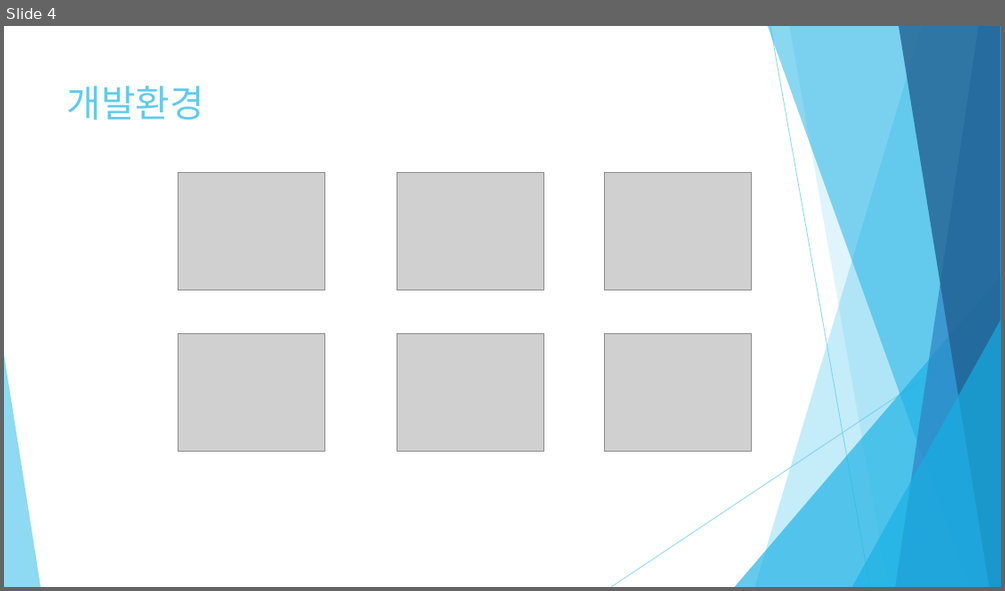
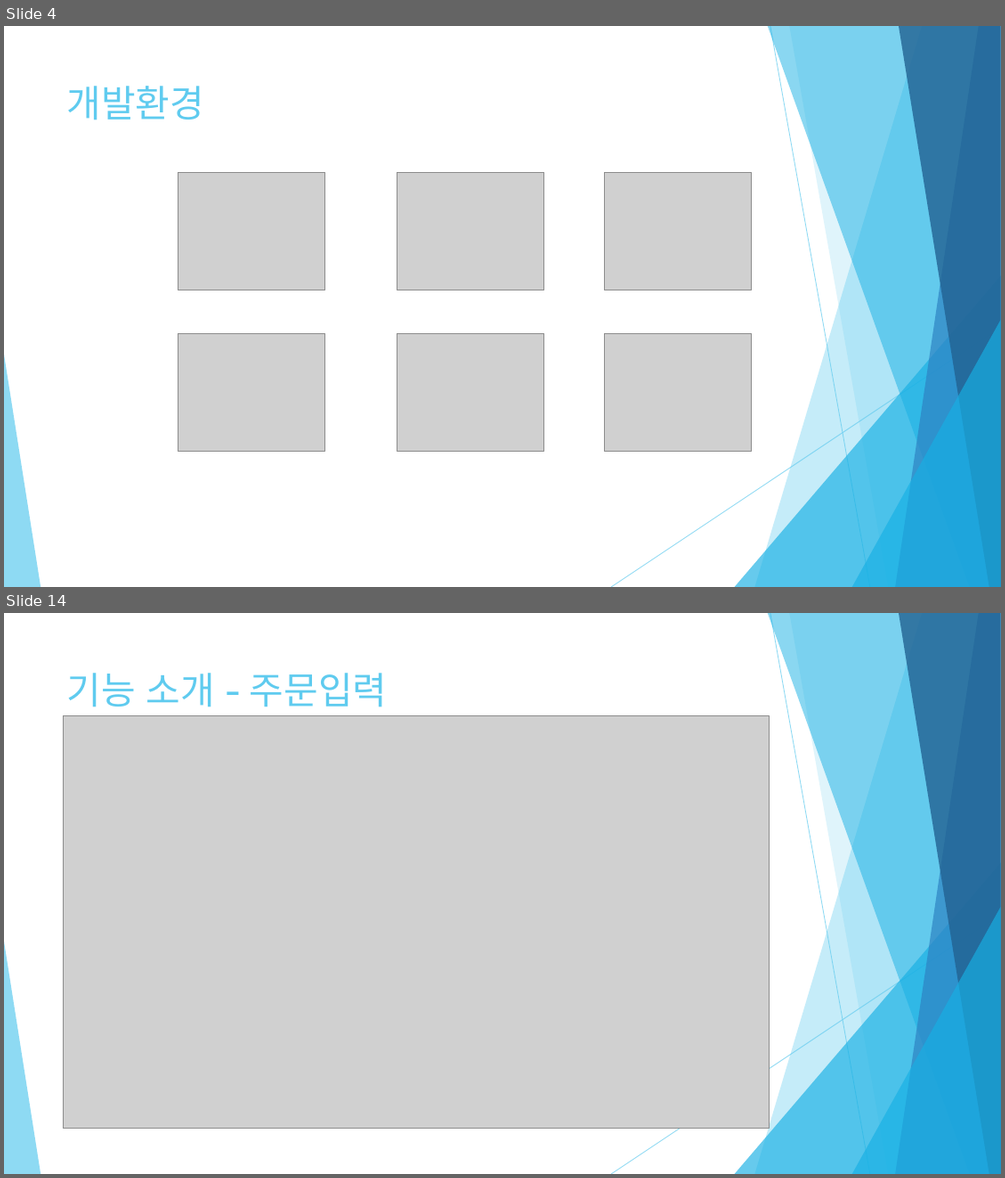
Before and after one commit to mywns123/project_yeop, a slide deck: document/세탁물 주문 관리_임준엽.pptx. Shown one above the other, each under a label of ours: slide 4 before the commit, slides 4 and 14 after it; the slides between them are not shown. The pictures are 1005x591 and 1005x1178 pixels, drawn with LibreOffice and Linux fonts; fonts in the diff are those of the drawing; grey boxes stand for pictures. Boxes give left, top, right and bottom in pixels: in the first picture for what was removed or moved away, otherwise in the second. Text is boxed around its words. In the diff, an @@ line names an element or a change of style, - is before the commit and + after.

```diff
--- a/document/세탁물 주문 관리_임준엽.pptx
+++ b/document/세탁물 주문 관리_임준엽.pptx
@@ slide 14 added at [4, 613, 1001, 1174], background #FFFFFF; not listed: 10 template elements that a slide beside it also shows @@
@@ title added at [67, 673, 388, 707], 36 pt, text #5FCBEF @@
+기능 소개 - 주문입력
@@ picture added at [63, 716, 769, 1128] @@
```
Also in this commit, not shown: 20 slides changed, 6 other slides added, 19 other files.
